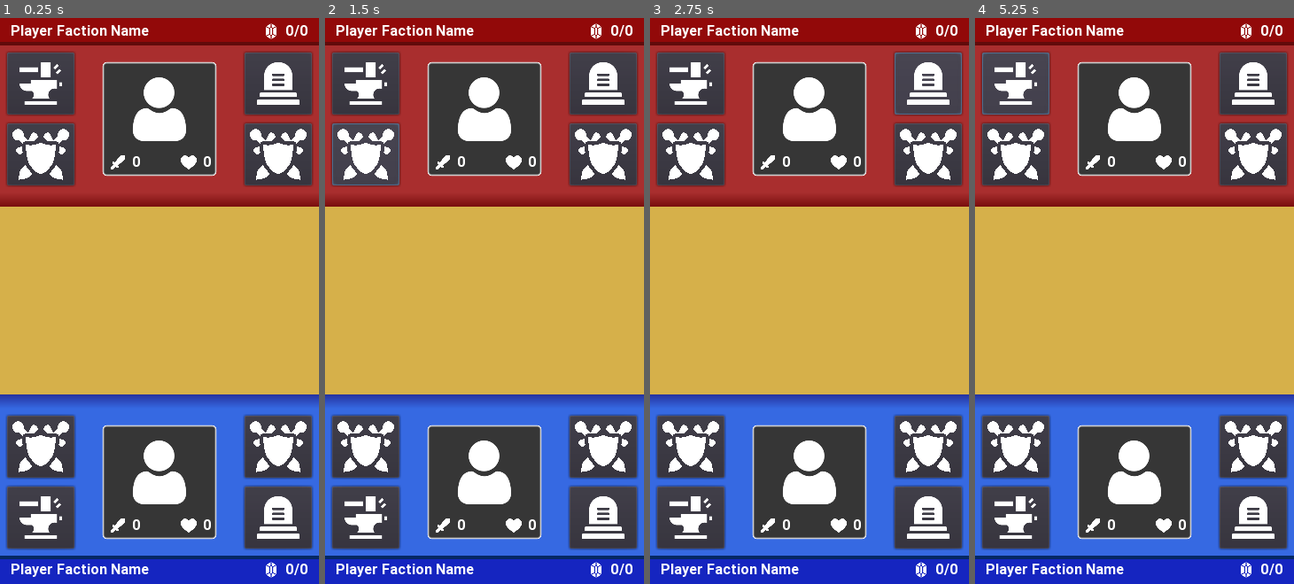
Above: before the commit, frames 1-4 (left to right).
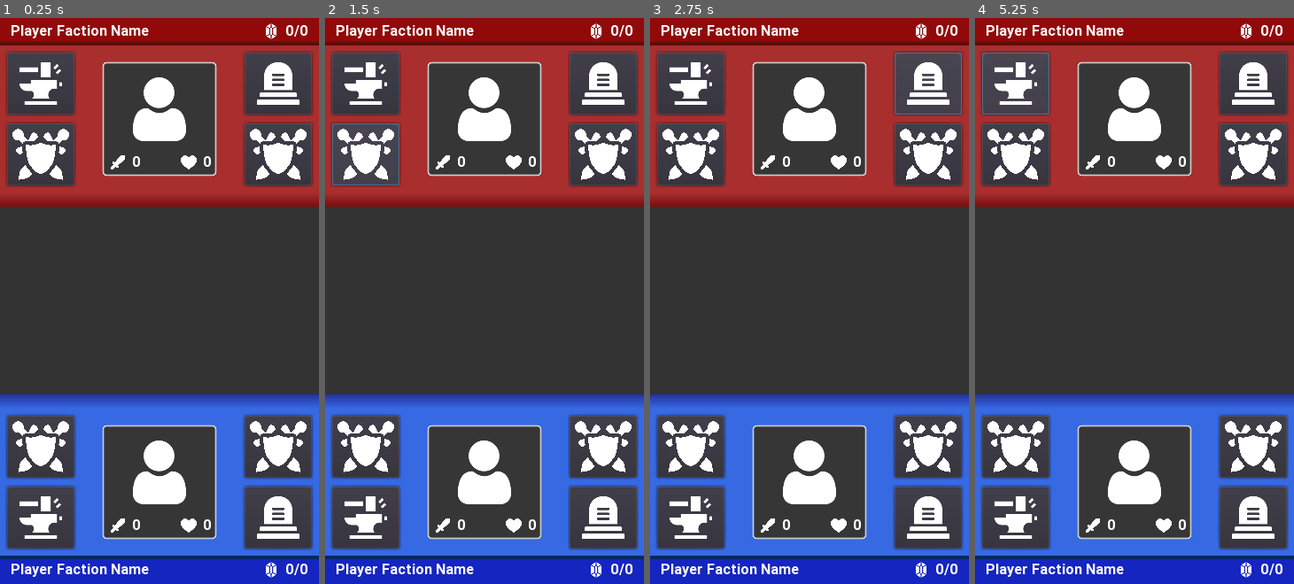
Above: after the commit, the same moments.

Repository: oatspear/obminion-hs
Game: Godot game, scene res://scenes/GuiSketch.tscn
Two runs of this game, one before a commit and one after it. Both use one fixed random seed, a clock stepped at 60 frames per second and the inputs below. The project has no main scene, so this scene is started directly.
Inputs (mouse positions are in pixels of both pictures, inside the frame that each line leads up to):
- Up to frame 1 (0.25 s): no input
- Up to frame 2 (1.5 s): click (366, 85) at 0.52 s; click (366, 153) at 1.27 s
- Up to frame 3 (2.75 s): click (927, 85) at 2.02 s
- Up to frame 4 (5.25 s): click (1016, 85) at 2.77 s; click (1016, 153) at 3.52 s; click (1252, 85) at 4.27 s; click (1016, 85) at 5.02 s

The runs differ from the first frame. In frame 1, 33% of the frame differs, in the area x 0-100%, y 33-67%; in frame 2, 33%; in frame 3, 33%; in frame 4, 33%.

Commit message:
Update GuiSketch.tscn

Diff:
--- a/scenes/GuiSketch.tscn
+++ b/scenes/GuiSketch.tscn
@@ -17,10 +17,10 @@
 "_edit_use_anchors_": false
 }
 
-[node name="ColorRect" type="ColorRect" parent="."]
+[node name="Background" type="ColorRect" parent="."]
 margin_right = 360.0
 margin_bottom = 640.0
-color = Color( 0.839216, 0.690196, 0.290196, 1 )
+color = Color( 0.2, 0.2, 0.2, 1 )
 
 [node name="BattleField" type="VBoxContainer" parent="."]
 margin_right = 360.0
